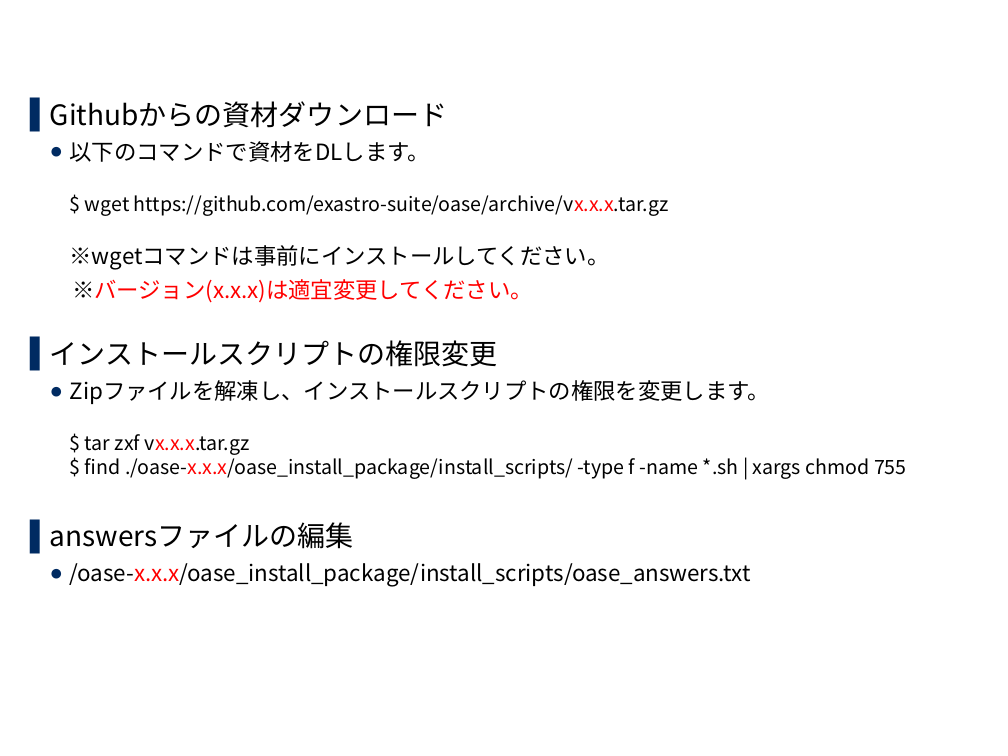
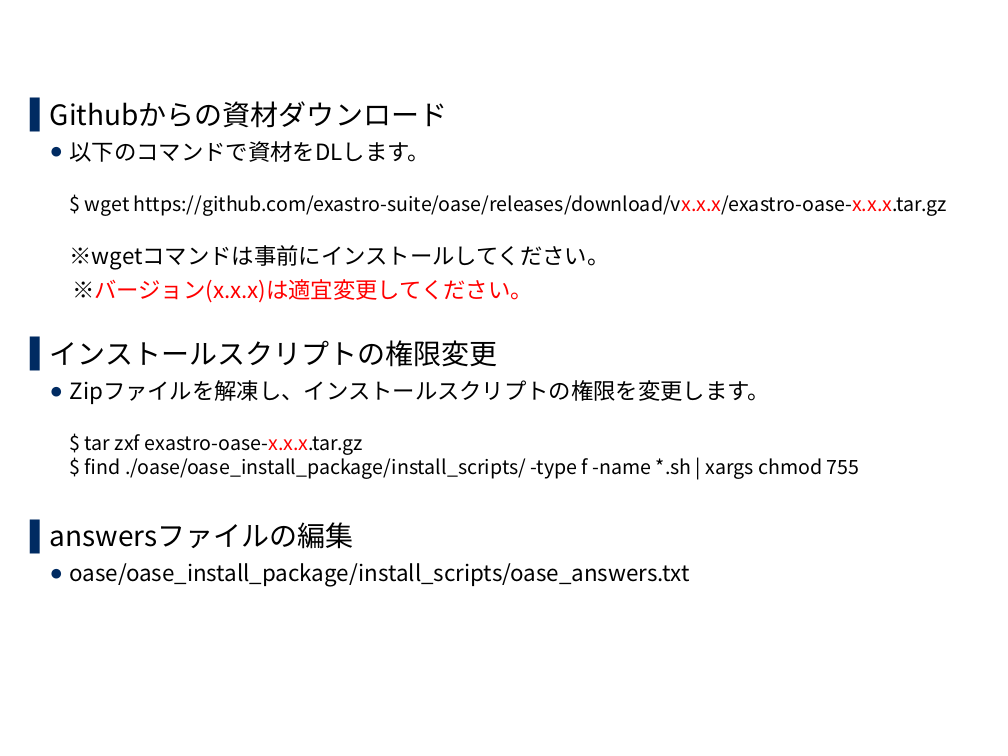
Before and after one commit to exastro-suite/oase-docs, a slide deck: slide 11 of asset/Learn_ja/OASE-online-install_ja.pptx (slide 13 before the commit). Drawn at 1008x756 pixels with LibreOffice and Linux fonts; fonts in the diff are those of the drawing; background and template pictures are left out. Boxes give left, top, right and bottom in pixels: in the first picture for what was removed or moved away, otherwise in the second. Text is boxed around its words. In the diff, an @@ line names an element or a change of style, - is before the commit and + after.

Commit message:
Update online install.

```diff
--- a/asset/Learn_ja/OASE-online-install_ja.pptx
+++ b/asset/Learn_ja/OASE-online-install_ja.pptx
@@ text at bbox=[70, 141, 947, 269]: text changed @@
-  ● 以下のコマンドで資材をDLします。
-    $ wget https://github.com/exastro-suite/oase/archive/vx.x.x.tar.gz
-    ※wgetコマンドは事前にインストールしてください。
+  ● 以下のコマンドで資材をDLします。
+    $ wget https://github.com/exastro-suite/oase/releases/download/vx.x.x/exastro-oase-x.x.x.tar.gz
+    ※wgetコマンドは事前にインストールしてください。
@@ text at bbox=[70, 380, 860, 479]: text changed @@
-  ● Zipファイルを解凍し、インストールスクリプトの権限を変更します。
-    $ tar zxf vx.x.x.tar.gz
-    $ find ./oase-x.x.x/oase_install_package/install_scripts/ -type f -name *.sh | xargs chmod 755
+  ● Zipファイルを解凍し、インストールスクリプトの権限を変更します。
+    $ tar zxf exastro-oase-x.x.x.tar.gz
+    $ find ./oase/oase_install_package/install_scripts/ -type f -name *.sh | xargs chmod 755
@@ text at bbox=[70, 563, 690, 587]: text changed @@
-  ● /oase-x.x.x/oase_install_package/install_scripts/oase_answers.txt
+  ● oase/oase_install_package/install_scripts/oase_answers.txt
```
Also in this commit, not shown: 15 other slides changed, 2 slides removed, 1 other file.
